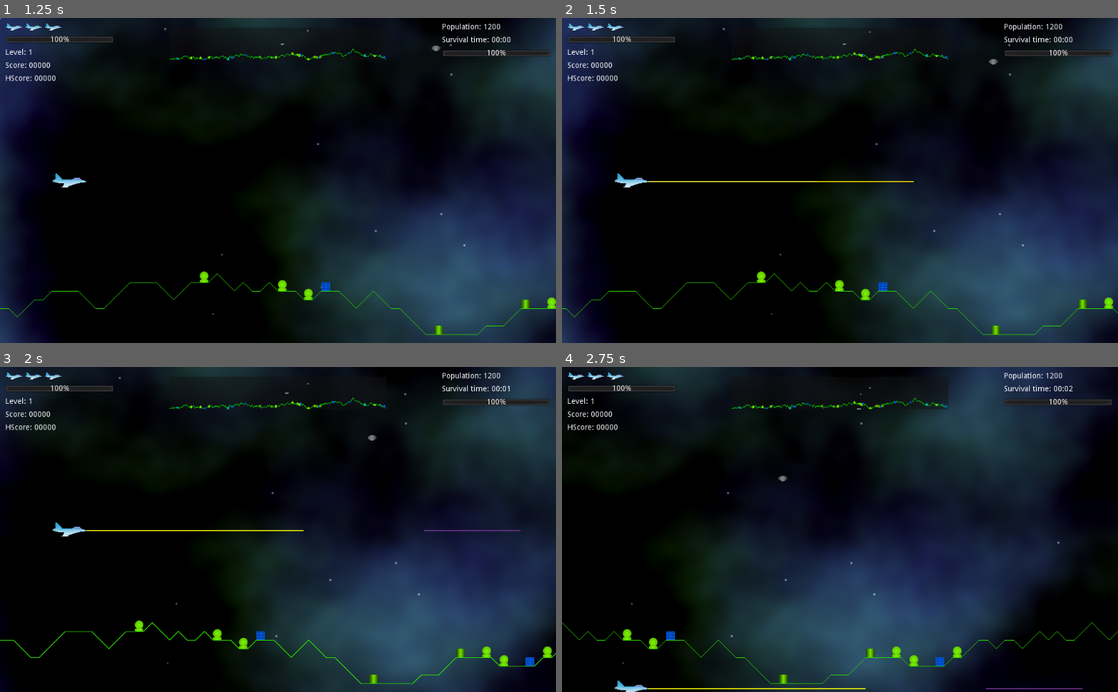
Above: before the commit, frames 1-4 (two rows, left to right).
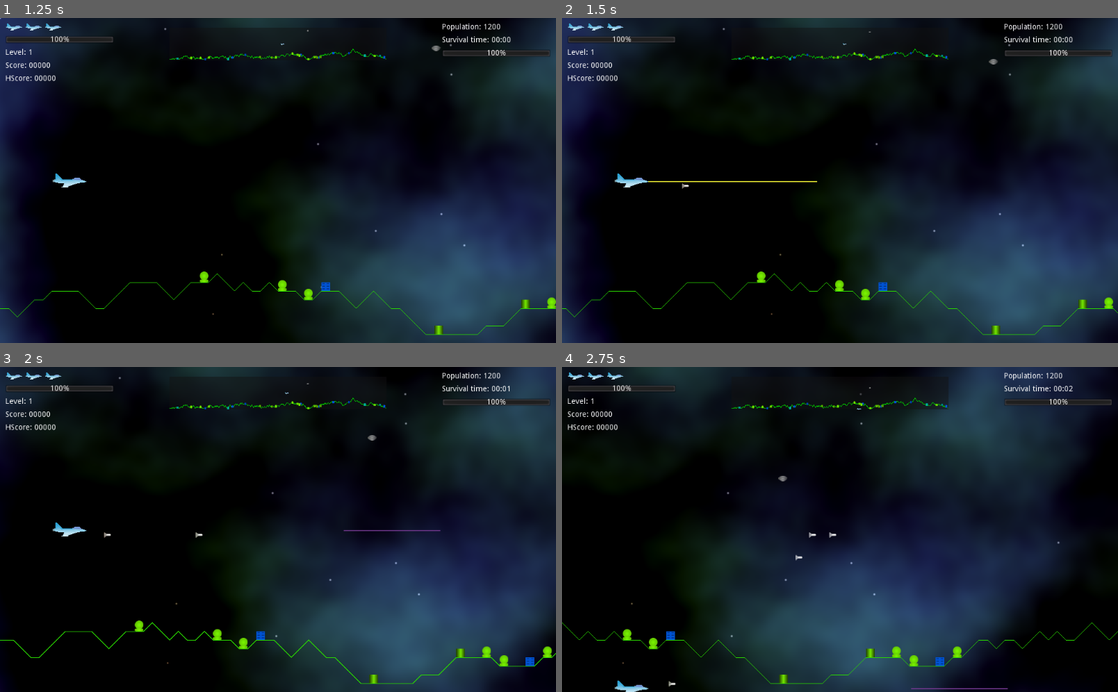
Above: after the commit, the same moments.

Repository: andrew-wilkes/godotia
Game: Godot game, scene res://scenes/Main.tscn
Two runs of this game, one before a commit and one after it. Both use one fixed random seed, a clock stepped at 60 frames per second and the inputs below.
Inputs:
- Up to frame 1 (1.25 s): click "PLAY" at 0.5 s
- Up to frame 2 (1.5 s): tap Enter (ui_accept) at 1.25, 1.35 s; hold Right (ui_right) from 1.28 s (still down)
- Up to frame 3 (2 s): keep holding Right (ui_right); tap Enter (ui_accept) at 1.52, 1.82 s
- Up to frame 4 (2.75 s): release Right (ui_right) at 2.03 s; hold Down (ui_down) from 2.03 s (still down); tap Enter (ui_accept) at 2.1, 2.27, 2.57 s

Frame 1 is identical in both runs. In frame 2, 0.1% of the frame differs, in the area x 21-64%, y 50-53%; in frame 3, 0.4%, in the area x 15-94%, y 50-53%; in frame 4, 0.3%.

Commit message:
Add randomness to beam range and remove unused statemachine functions

Diff:
--- a/scenes/Beam.gd
+++ b/scenes/Beam.gd
@@ -25,7 +25,7 @@
 
 func fire(_dir):
 	dir = _dir
-	reach *= dir
+	reach = rand_range(200, 400) * dir
 	position.x *= dir
 	play_tween()
 
--- a/scenes/StateMachine.gd
+++ b/scenes/StateMachine.gd
@@ -6,22 +6,15 @@
 
 var state: Object
 
-var history = []
-
 func _ready():
 	# Set the initial state to the first child node
 	state = get_child(0)
 	call_deferred("_enter_state")
 
 func change_to(new_state):
-	history.append(state.name)
 	state = get_node(new_state)
 	_enter_state()
 
-func back():
-	if history.size() > 0:
-		state = get_node(history.pop_back())
-		_enter_state()
 
 func _enter_state():
 	if DEBUG:
@@ -35,19 +28,3 @@
 func _process(delta):
 	if state.has_method("process"):
 		state.process(delta)
-
-func _physics_process(delta):
-	if state.has_method("physics_process"):
-		state.physics_process(delta)
-
-func _input(event):
-	if state.has_method("input"):
-		state.input(event)
-
-func _unhandled_input(event):
-	if state.has_method("unhandled_input"):
-		state.unhandled_input(event)
-
-func _unhandled_key_input(event):
-	if state.has_method("unhandled_key_input"):
-		state.unhandled_key_input(event)
--- a/states/game/playing_level.gd
+++ b/states/game/playing_level.gd
@@ -41,7 +41,7 @@
 	if Input.is_action_pressed("ui_down") and g.player.position.y < g.terrain.base_level:
 		g.player.move(0, delta)
 	if Input.is_action_just_pressed("ui_accept"):
-		if randf() > 0.8:
+		if randf() > 0.6:
 			g.fire_missile()
 		else:
 			g.fire_beam()
